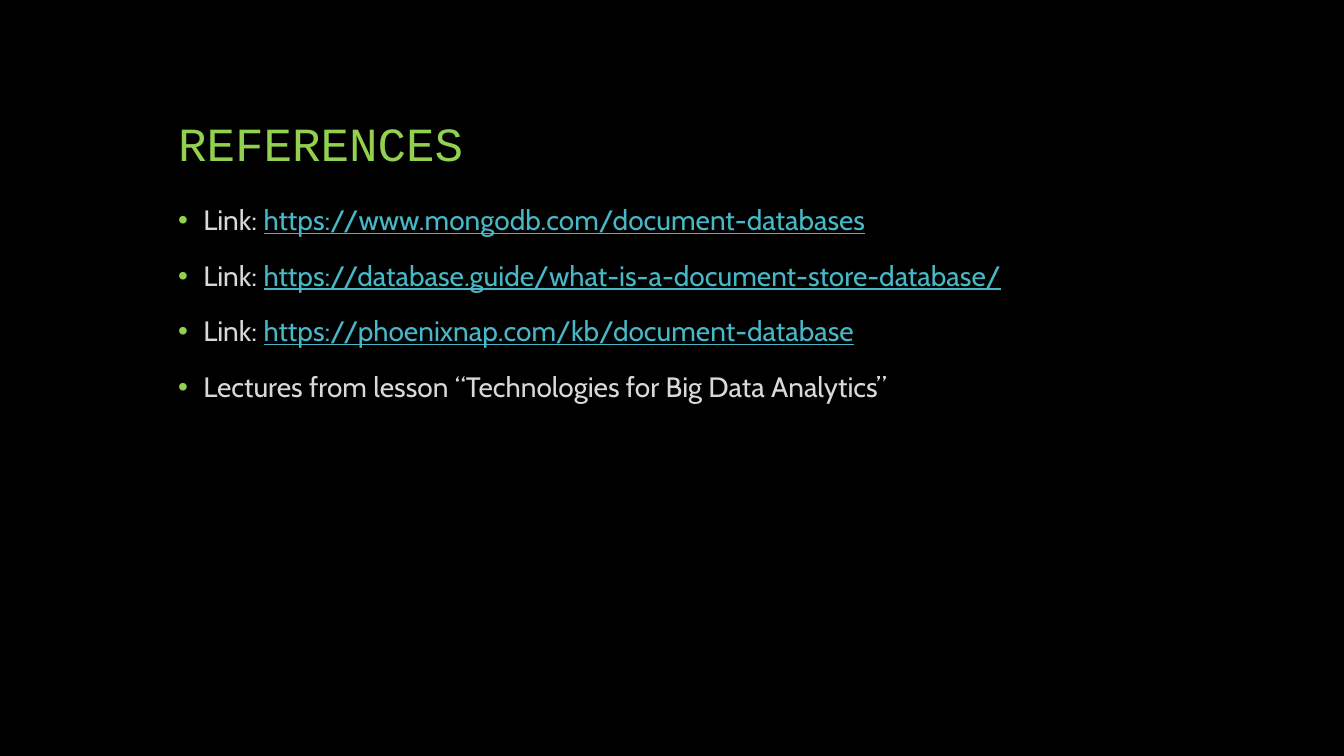
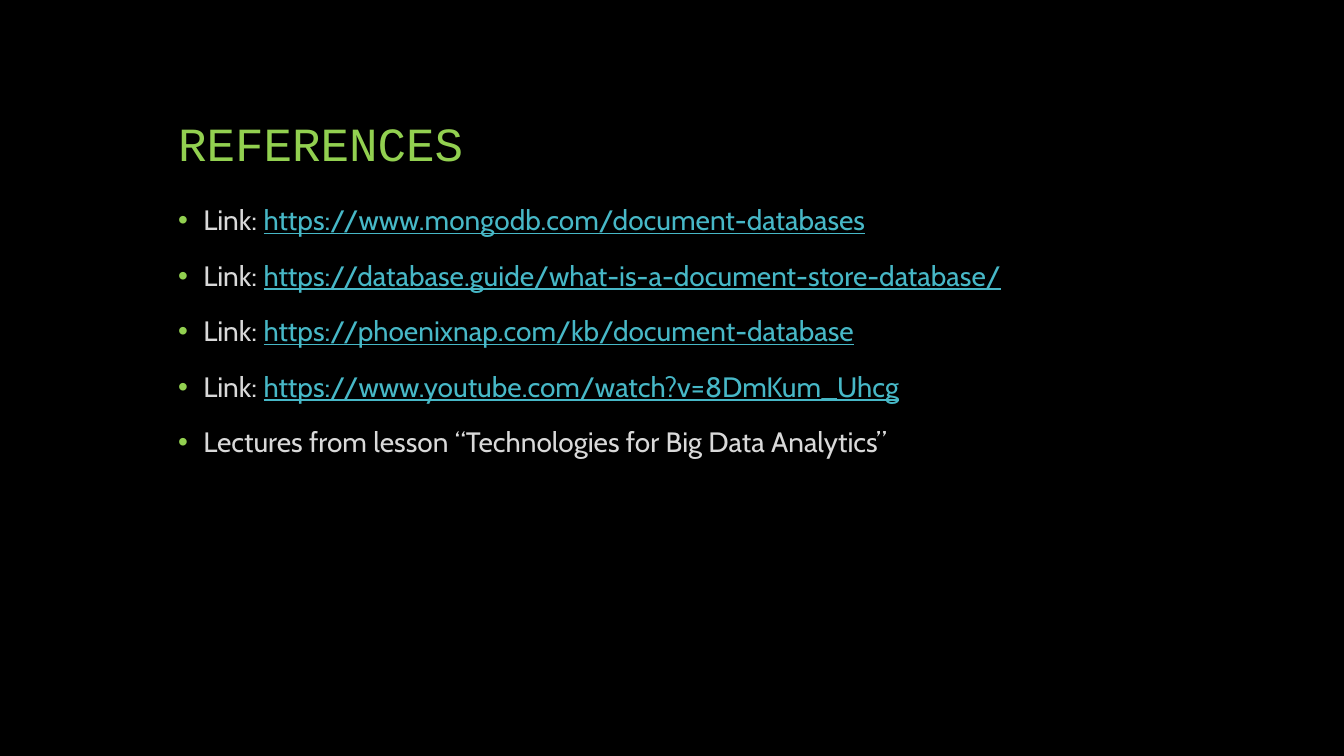
Before and after one commit to MnAppsNet/DominanceQueries, a slide deck: slide 14 of NOSQL - document stores.pptx (slide 13 before the commit). Drawn at 1344x756 pixels with LibreOffice and Linux fonts; fonts in the diff are those of the drawing. Boxes give left, top, right and bottom in pixels: in the first picture for what was removed or moved away, otherwise in the second. Text is boxed around its words. In the diff, an @@ line names an element or a change of style, - is before the commit and + after.

```diff
--- a/NOSQL - document stores.pptx
+++ b/NOSQL - document stores.pptx
@@ text at bbox=[203, 376, 899, 403]: paragraph added @@
+• Link: https://www.youtube.com/watch?v=8DmKum_Uhcg
```
Also in this commit, not shown: 3 other slides changed, 1 slide added.
